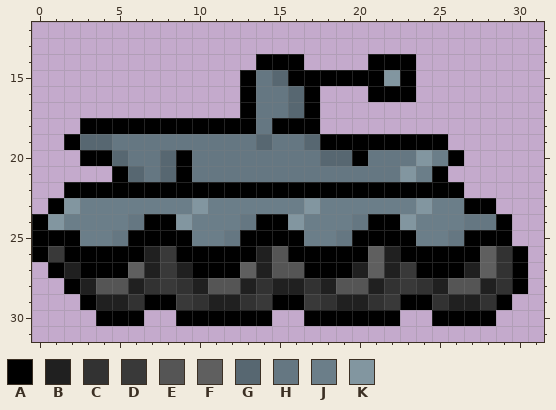
Pixel-art sprite -- Tank 1 copy.png. The first picture shows the starting point.
The file is 32x32 pixels. Shown: x 0..31, y 12..31.
Palette (. is transparent): A #000000  B #202020  C #323232  D #393939  E #555555  F #5f5f5f  G #576771  H #657782  J #6b7e89  K #8296a0
Pixels before, first column x 0:
14 ..............AAA....AAA.......
15 .............AHGAAAAAAKA.......
16 .............AHHGA...AAA.......
17 .............AHHGA.............
18 ...AAAAAAAAAAAHAAA.............
19 ..AGGHHHHHHHHHGHHGAAAAAAAA.....
20 ...AAGHHGAHHHHHHHHGGAHHHKJA....
21 .....AGHGAHHHHHHHHHHHHHKJA.....
22 ..AAAAAAAAAAAAAAAAAAAAAAAAA....
23 .AKJJJJJJJKJJJJJJKJJJJJJKJJAA..
24 AKJJJJHAAKJJJHAAKJJJHAAKJJJHHA.
25 AAAJJHAAAAJJHAAAAJJHAAAAJJHAAA.
26 ADAAAAABDAAAAABEAAAAAFBAAAAAFCA
27 .ABAAAFBDBAAAFBEEAAABFBDAAABFCA
28 ..ABEEBCDCBEEBCBBCBEEBCDCBEEBCA
29 ...ABBCAADCBBCDAADCBBCDAACBBCA.
30 ....AAA..AAAAAA..AAAAAA..AAAA..
Now the later version:
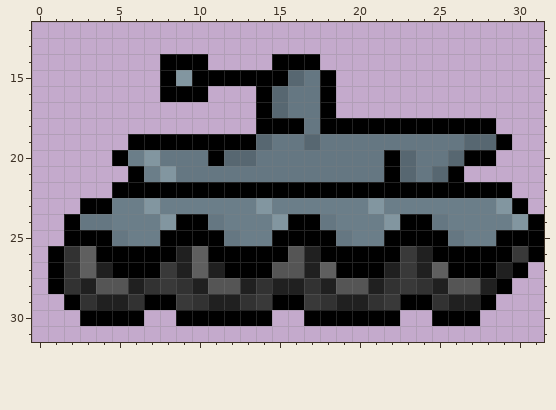
The exact change:
Changed rows in their new state; - is an unchanged pixel.
first column x 0:
14 --------AAA---.--A---...--------
15 --------AKAAA-AAGH-.....--------
16 --------AAA--.AGHHA--...--------
17 -------------.AGHHA-------------
18 ---...........A--HAAAAAAAAAAA---
19 --....AAAAAAAA----HHHHHHHHHGGA--
20 ---..AJKHH-AGG----HHH-AGHHGAA---
21 -----.AJKH------------AGHGA-----
22 --...----------------------AAA--
23 -..AA--K--J---K--J---K--J--JJKA-
24 ..AHH-JJKAAH-JJKAAH-JJKAAH-JJJKA
25 ..-AA-JJ--AA-JJ--AA-JJ--AA-JJ-AA
26 .ACF---AABF---AAEB---AADB---AADA
27 --CFB-AA--FB-AA--BF-AA--BF-AAB--
28 -AC--------------------------A.-
29 --AC------------------------A.--
30 ---A------------------------.---
